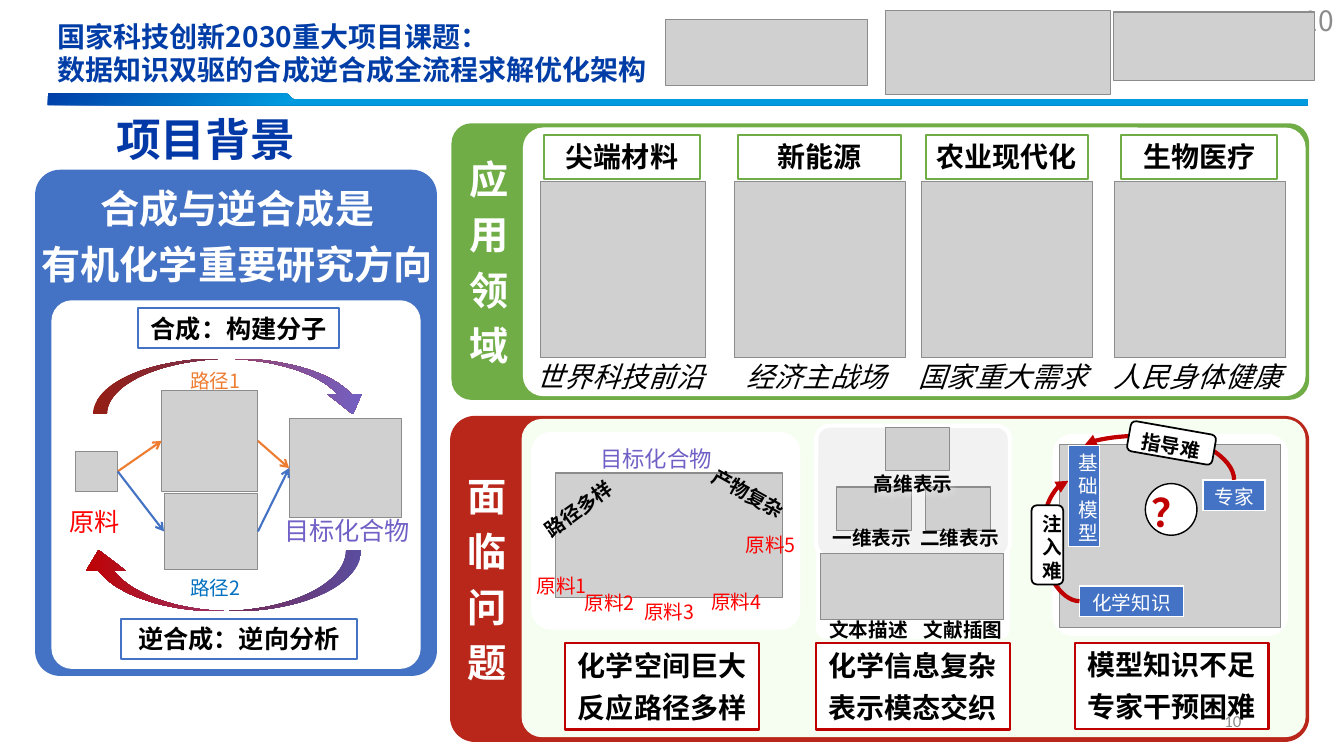
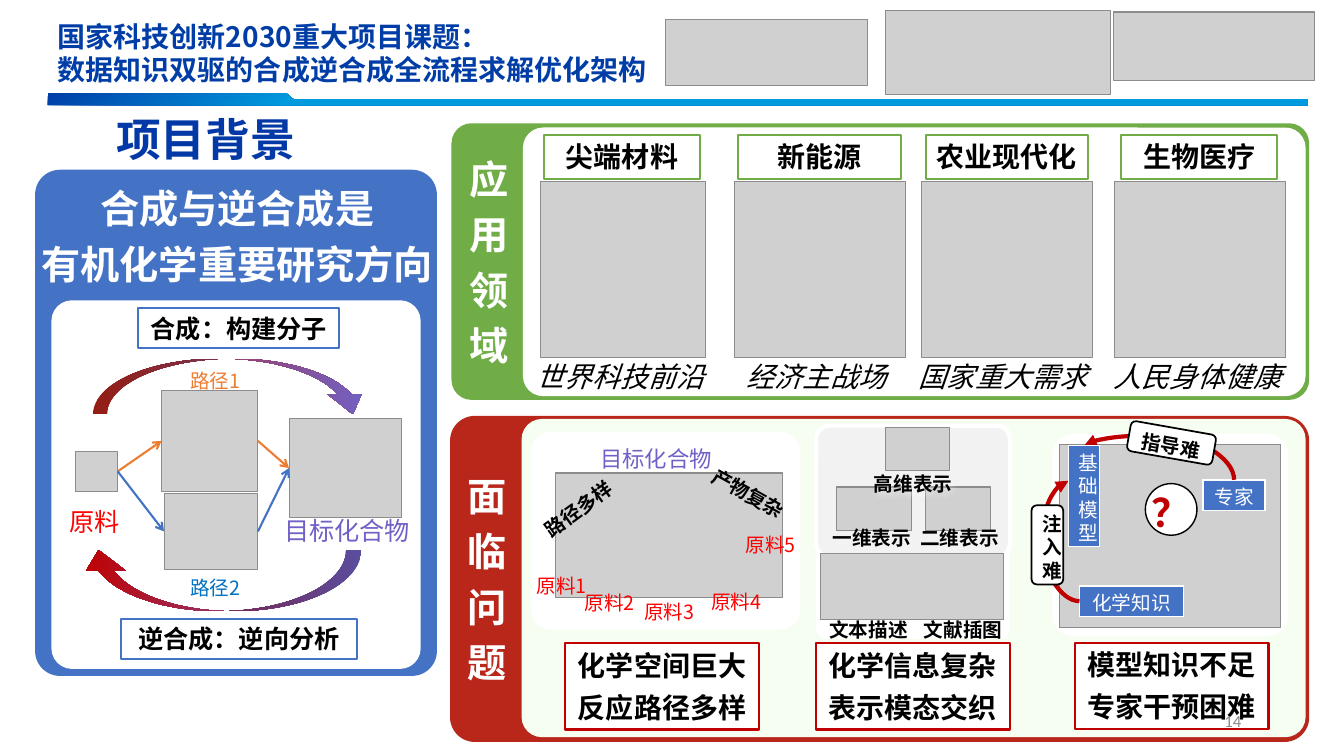
Before and after one commit to yzlbig/Picture-bed, a slide deck: slide 14 of 余志椋介绍 .pptx (slide 10 before the commit). Drawn at 1344x756 pixels with LibreOffice and Linux fonts; fonts in the diff are those of the drawing; grey boxes stand for pictures. Boxes give left, top, right and bottom in pixels: in the first picture for what was removed or moved away, otherwise in the second. Text is boxed around its words. In the diff, an @@ line names an element or a change of style, - is before the commit and + after.

```diff
--- a/余志椋介绍 .pptx
+++ b/余志椋介绍 .pptx
@@ page number removed at box(1303, 10, 1334, 39) @@
-10
@@ page number at box(1224, 714, 1241, 730): text changed @@
-10
+14
```
Also in this commit, not shown: 13 other slides changed, 7 slides added.
